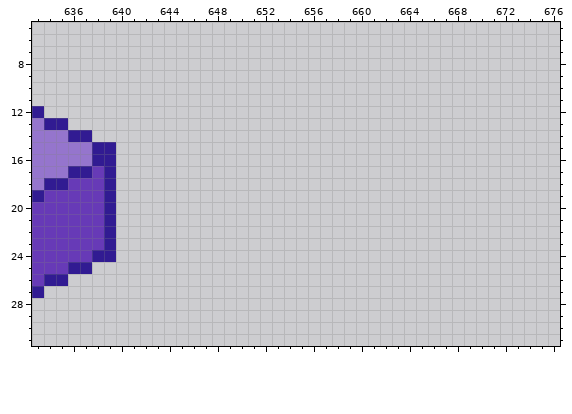
Pixel-art file, stored at floor-tiles.aseprite. That is the earlier state.
1248x32 pixels, 1 frame. Colours within 5 levels of each other are drawn and written as one. Shown: x 633..676, y 5..31.
After the commit:
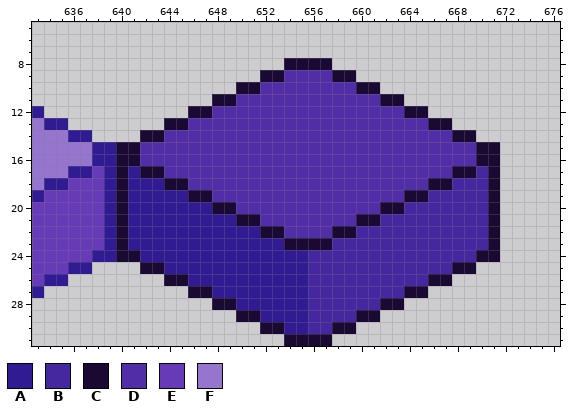
Palette (. is transparent): A #311b92  B #4527a0  C #1a0a33  D #512da8  E #673ab7  F #9575cd
Author's note on the commit: dark purple tile
From old to new:
{"y":8,"x":654,"old":"....","new":"CCCC"}
{"y":9,"x":652,"old":"........","new":"CCDDDDCC"}
{"y":10,"x":650,"old":"............","new":"CCDDDDDDDDCC"}
{"y":11,"x":648,"old":"................","new":"CCDDDDDDDDDDDDCC"}
{"y":12,"x":646,"old":"....................","new":"CCDDDDDDDDDDDDDDDDCC"}
{"y":13,"x":644,"old":"........................","new":"CCDDDDDDDDDDDDDDDDDDDDCC"}
{"y":14,"x":642,"old":"............................","new":"CCDDDDDDDDDDDDDDDDDDDDDDDDCC"}
{"y":15,"x":640,"old":"................................","new":"CCDDDDDDDDDDDDDDDDDDDDDDDDDDDDCC"}
{"y":16,"x":640,"old":"................................","new":"CCDDDDDDDDDDDDDDDDDDDDDDDDDDDDCC"}
{"y":17,"x":640,"old":"................................","new":"CACCDDDDDDDDDDDDDDDDDDDDDDDDCCBC"}
{"y":18,"x":640,"old":"................................","new":"CAAACCDDDDDDDDDDDDDDDDDDDDCCBBBC"}
{"y":19,"x":640,"old":"................................","new":"CAAAAACCDDDDDDDDDDDDDDDDCCBBBBBC"}
{"y":20,"x":640,"old":"................................","new":"CAAAAAAACCDDDDDDDDDDDDCCBBBBBBBC"}
{"y":21,"x":640,"old":"................................","new":"CAAAAAAAAACCDDDDDDDDCCBBBBBBBBBC"}
{"y":22,"x":640,"old":"................................","new":"CAAAAAAAAAAACCDDDDCCBBBBBBBBBBBC"}
{"y":23,"x":640,"old":"................................","new":"CAAAAAAAAAAAAACCCCBBBBBBBBBBBBBC"}
{"y":24,"x":640,"old":"................................","new":"CCAAAAAAAAAAAAAABBBBBBBBBBBBBBCC"}
{"y":25,"x":642,"old":"............................","new":"CCAAAAAAAAAAAABBBBBBBBBBBBCC"}
{"y":26,"x":644,"old":"........................","new":"CCAAAAAAAAAABBBBBBBBBBCC"}
{"y":27,"x":646,"old":"....................","new":"CCAAAAAAAABBBBBBBBCC"}
{"y":28,"x":648,"old":"................","new":"CCAAAAAABBBBBBCC"}
{"y":29,"x":650,"old":"............","new":"CCAAAABBBBCC"}
{"y":30,"x":652,"old":"........","new":"CCAABBCC"}
{"y":31,"x":654,"old":"....","new":"CCCC"}
{"label":"added","picture_box":[116,58,500,346]}
